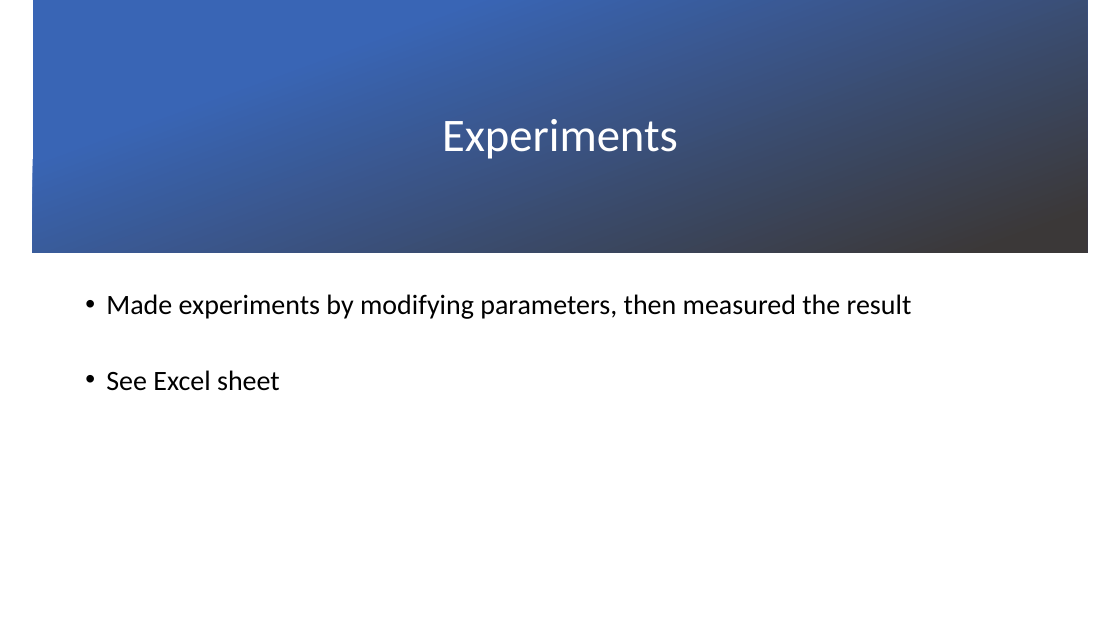
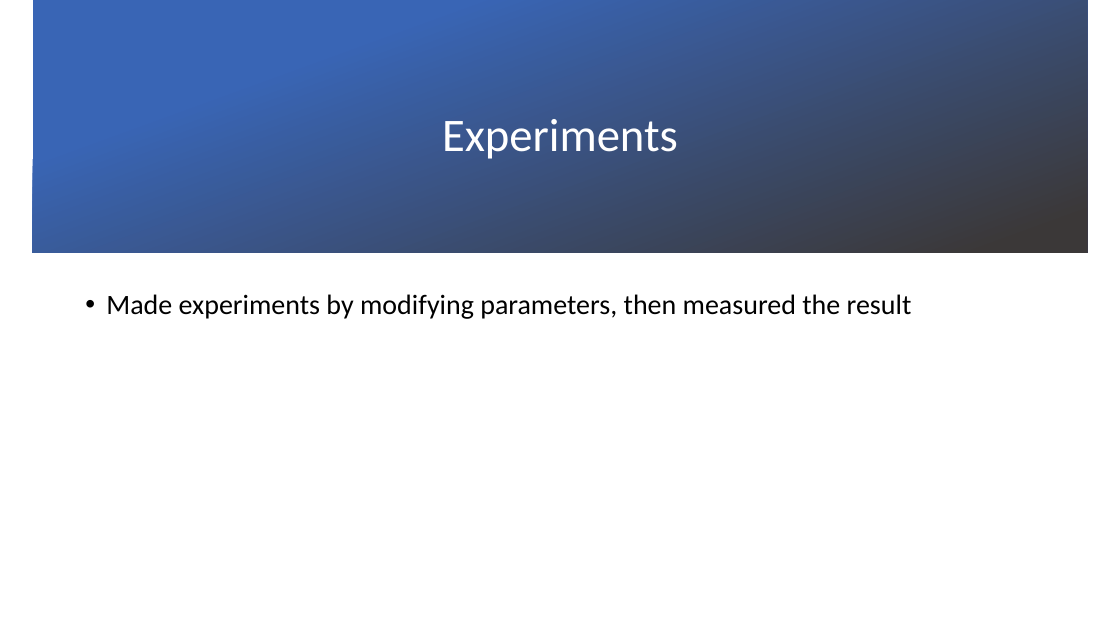
Before and after one commit to tmersch/TSO, a slide deck: slide 7 of documentation/Phase 2 experiments/Presentation second phase.pptx. Drawn at 1120x630 pixels with LibreOffice and Linux fonts; fonts in the diff are those of the drawing; background and template pictures are left out. Boxes give left, top, right and bottom in pixels: in the first picture for what was removed or moved away, otherwise in the second. Text is boxed around its words. In the diff, an @@ line names an element or a change of style, - is before the commit and + after.

Commit message:
modified slide about experiments

```diff
--- a/documentation/Phase 2 experiments/Presentation second phase.pptx
+++ b/documentation/Phase 2 experiments/Presentation second phase.pptx
@@ text at (x1=106, y1=370, x2=280, y2=391): paragraph removed @@
-• See Excel sheet
```
